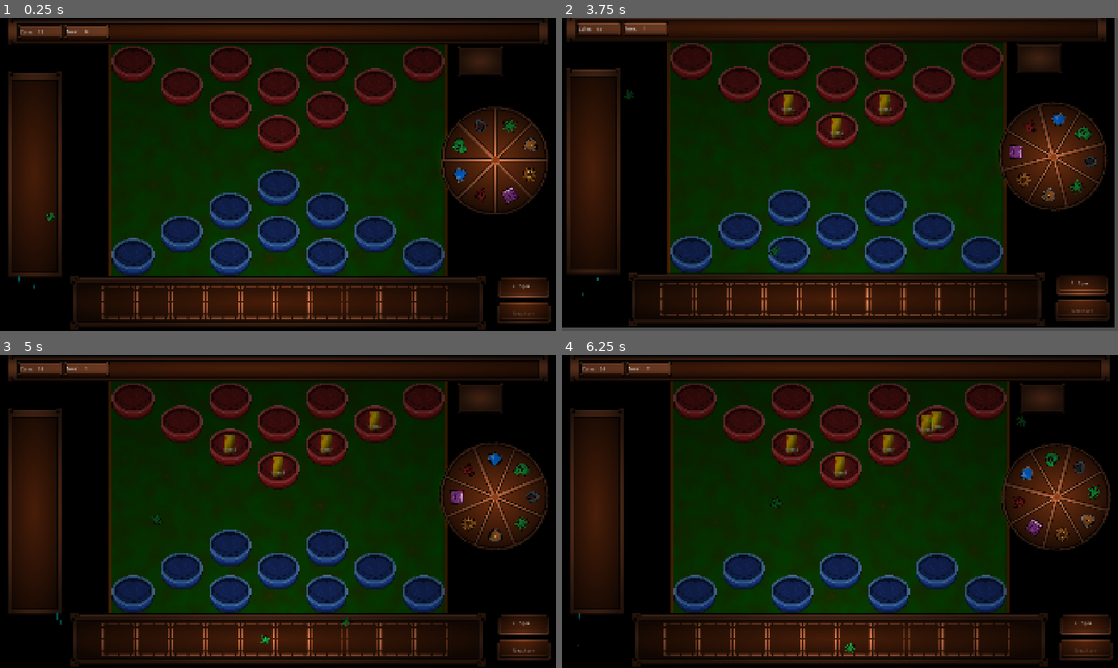
Above: before the commit, frames 1-4 (two rows, left to right).
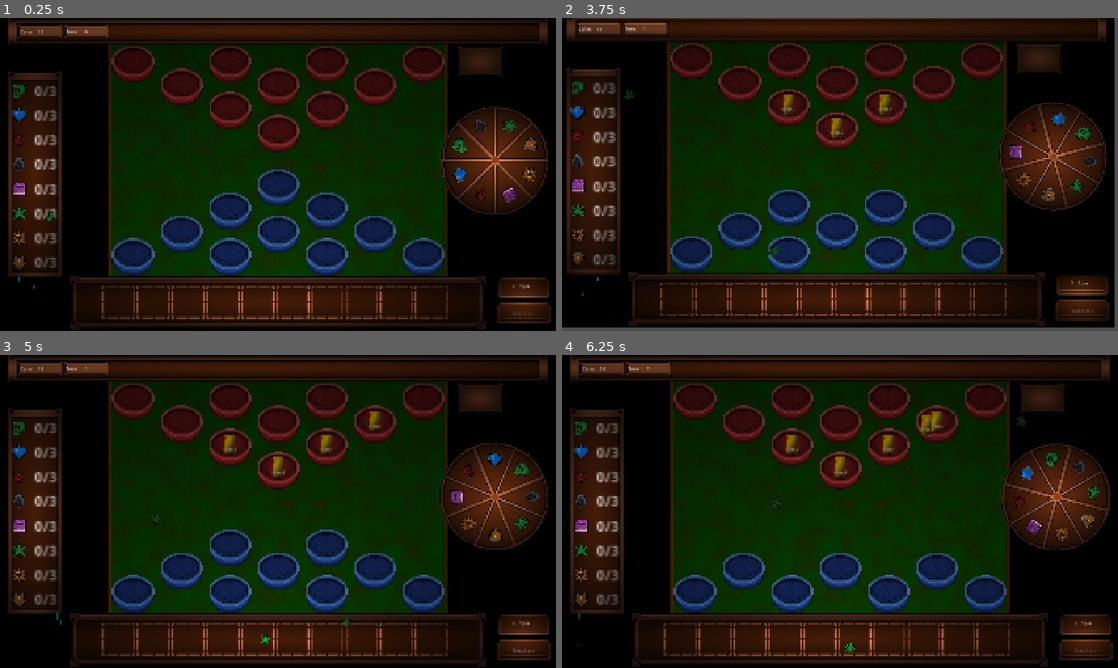
Above: after the commit, the same moments.

Repository: ArmanKianian/Untitled
Game: Godot game, scene res://scenes/game.tscn
The game is run twice, just before and just after one commit, with the same random seed, the same clock (stepped at 60 frames per second) and the same inputs.
Inputs (mouse positions are in pixels of both pictures, inside the frame that each line leads up to):
- Up to frame 1 (0.25 s): no input
- Up to frame 2 (3.75 s): move the mouse to (962, 158) at 0.52 s; press the mouse at (962, 158) at 0.53 s; move the mouse to (695, 61) at 1.27 s; release the mouse at (695, 61) at 1.28 s; click (695, 61) at 1.35 s; move the mouse to (789, 61) at 2.02 s; press the mouse at (789, 61) at 2.03 s; move the mouse to (890, 61) at 2.77 s; release the mouse at (890, 61) at 2.78 s; click (890, 61) at 2.85 s; click "Next turn" at 3.5 s
- Up to frame 3 (5 s): move the mouse to (422, 398) at 4.27 s; press the mouse at (422, 398) at 4.28 s
- Up to frame 4 (6.25 s): release the mouse at (984, 398) at 5 s; click "Next turn" at 5 s; move the mouse to (745, 420) at 5.77 s; click (745, 420) at 5.85 s

The runs differ from the first frame. In frame 1, 1.3% of the frame differs, in the area x 2-11%, y 21-81%; in frame 2, 1.4%, in the area x 1-10%, y 20-79%; in frame 3, 1.4%; in frame 4, 1.4%.

Commit message:
Traits
Traits UI left of the screen.

Diff:
--- a/scenes/game.tscn
+++ b/scenes/game.tscn
@@ -20,8 +20,15 @@
 [ext_resource type="AudioStream" uid="uid://clhtgol0nroxx" path="res://SoundPack/Audio/card-shove-1.ogg" id="12_ir15t"]
 [ext_resource type="AudioStream" uid="uid://cbtr8n46fnd5d" path="res://SoundPack/Audio/card-shove-2.ogg" id="13_ca42v"]
 [ext_resource type="AudioStream" uid="uid://c87awitx7cjog" path="res://SoundPack/Audio/card-shove-3.ogg" id="14_rysoc"]
+[ext_resource type="Texture2D" uid="uid://m1e2sxmmqvbh" path="res://Assets/Traits/Undead trait.png" id="15_suyxu"]
 [ext_resource type="Texture2D" uid="uid://djxpbnt3imyaf" path="res://Assets/UI/inventory box.png" id="16_37s47"]
+[ext_resource type="Texture2D" uid="uid://cogevuph1nl51" path="res://Assets/Traits/shield trait.png" id="16_sgl2t"]
 [ext_resource type="Texture2D" uid="uid://j2hdy0xvuw6r" path="res://Assets/Traits/forest trait.png" id="17_5newe"]
+[ext_resource type="Texture2D" uid="uid://bqwrofmhg2nks" path="res://Assets/Traits/inferno.png" id="17_qouja"]
+[ext_resource type="Texture2D" uid="uid://ybqx5algql3t" path="res://Assets/Traits/Assasins Trait.png" id="18_wljb1"]
+[ext_resource type="Texture2D" uid="uid://k8q6816j20u3" path="res://Assets/Traits/arcane trait.png" id="19_v2yb1"]
+[ext_resource type="Texture2D" uid="uid://cxpvk8wbdothy" path="res://Assets/Traits/Inventor trait.png" id="21_js0lu"]
+[ext_resource type="Texture2D" uid="uid://dyw330y8ot6jq" path="res://Assets/Traits/guardian trait.png" id="22_gxtfn"]
 
 [sub_resource type="AudioStreamRandomizer" id="AudioStreamRandomizer_yw4vu"]
 streams_count = 4
@@ -223,6 +230,291 @@
 position = Vector2(-840, 0)
 scale = Vector2(3, 3)
 texture = ExtResource("5_rysoc")
+
+[node name="VBoxContainer" type="VBoxContainer" parent="Panels/Traits_panel" unique_id=1453641494]
+anchors_preset = 15
+anchor_right = 1.0
+anchor_bottom = 1.0
+offset_left = -26.0
+offset_top = -108.333336
+offset_right = -37.333344
+offset_bottom = -126.333336
+grow_horizontal = 2
+grow_vertical = 2
+localize_numeral_system = false
+
+[node name="Control" type="Control" parent="Panels/Traits_panel/VBoxContainer" unique_id=71842721]
+custom_minimum_size = Vector2(16, 16)
+layout_mode = 2
+size_flags_vertical = 3
+
+[node name="Undead" type="Sprite2D" parent="Panels/Traits_panel/VBoxContainer/Control" unique_id=283729424]
+position = Vector2(8, 12)
+scale = Vector2(0.333, 0.333)
+texture = ExtResource("15_suyxu")
+
+[node name="count" type="Label" parent="Panels/Traits_panel/VBoxContainer/Control" unique_id=388466110]
+layout_mode = 1
+anchors_preset = -1
+anchor_left = 1.0
+anchor_top = 0.5
+anchor_right = 1.0
+anchor_bottom = 0.5
+offset_left = -26.0
+offset_top = -12.0
+offset_bottom = 11.0
+grow_horizontal = 0
+grow_vertical = 2
+text = "0"
+
+[node name="max" type="Label" parent="Panels/Traits_panel/VBoxContainer/Control" unique_id=1793822080]
+layout_mode = 1
+anchors_preset = 15
+anchor_right = 1.0
+anchor_bottom = 1.0
+offset_left = 36.0
+grow_horizontal = 2
+grow_vertical = 2
+text = "/3"
+
+[node name="Control2" type="Control" parent="Panels/Traits_panel/VBoxContainer" unique_id=1243720867]
+custom_minimum_size = Vector2(16, 16)
+layout_mode = 2
+size_flags_vertical = 3
+
+[node name="Shield" type="Sprite2D" parent="Panels/Traits_panel/VBoxContainer/Control2" unique_id=1591145327]
+position = Vector2(8, 12)
+scale = Vector2(0.333, 0.333)
+texture = ExtResource("16_sgl2t")
+
+[node name="count" type="Label" parent="Panels/Traits_panel/VBoxContainer/Control2" unique_id=400231352]
+layout_mode = 1
+anchors_preset = -1
+anchor_left = 1.0
+anchor_top = 0.5
+anchor_right = 1.0
+anchor_bottom = 0.5
+offset_left = -26.0
+offset_top = -12.0
+offset_bottom = 11.0
+grow_horizontal = 0
+grow_vertical = 2
+text = "0"
+
+[node name="max" type="Label" parent="Panels/Traits_panel/VBoxContainer/Control2" unique_id=37177965]
+layout_mode = 1
+anchors_preset = 15
+anchor_right = 1.0
+anchor_bottom = 1.0
+offset_left = 36.0
+grow_horizontal = 2
+grow_vertical = 2
+text = "/3"
+
+[node name="Control3" type="Control" parent="Panels/Traits_panel/VBoxContainer" unique_id=729830917]
+custom_minimum_size = Vector2(16, 16)
+layout_mode = 2
+size_flags_vertical = 3
+
+[node name="Inferno" type="Sprite2D" parent="Panels/Traits_panel/VBoxContainer/Control3" unique_id=1871796990]
+position = Vector2(8, 12)
+scale = Vector2(0.333, 0.333)
+texture = ExtResource("17_qouja")
+
+[node name="count" type="Label" parent="Panels/Traits_panel/VBoxContainer/Control3" unique_id=1821836826]
+layout_mode = 1
+anchors_preset = -1
+anchor_left = 1.0
+anchor_top = 0.5
+anchor_right = 1.0
+anchor_bottom = 0.5
+offset_left = -26.0
+offset_top = -12.0
+offset_bottom = 11.0
+grow_horizontal = 0
+grow_vertical = 2
+text = "0"
+
+[node name="max" type="Label" parent="Panels/Traits_panel/VBoxContainer/Control3" unique_id=239058877]
+layout_mode = 1
+anchors_preset = 15
+anchor_right = 1.0
+anchor_bottom = 1.0
+offset_left = 36.0
+grow_horizontal = 2
+grow_vertical = 2
+text = "/3"
+
+[node name="Control4" type="Control" parent="Panels/Traits_panel/VBoxContainer" unique_id=333638055]
+custom_minimum_size = Vector2(16, 16)
+layout_mode = 2
+size_flags_vertical = 3
+
+[node name="Assasins" type="Sprite2D" parent="Panels/Traits_panel/VBoxContainer/Control4" unique_id=780962039]
+position = Vector2(8, 12)
+scale = Vector2(0.333, 0.333)
+texture = ExtResource("18_wljb1")
+
+[node name="count" type="Label" parent="Panels/Traits_panel/VBoxContainer/Control4" unique_id=1842090605]
+layout_mode = 1
+anchors_preset = -1
+anchor_left = 1.0
+anchor_top = 0.5
+anchor_right = 1.0
+anchor_bottom = 0.5
+offset_left = -26.0
+offset_top = -12.5
+offset_bottom = 10.5
+grow_horizontal = 0
+grow_vertical = 2
+text = "0"
+
+[node name="max" type="Label" parent="Panels/Traits_panel/VBoxContainer/Control4" unique_id=2097647028]
+layout_mode = 1
+anchors_preset = 15
+anchor_right = 1.0
+anchor_bottom = 1.0
+offset_left = 36.0
+grow_horizontal = 2
+grow_vertical = 2
+text = "/3"
+
+[node name="Control5" type="Control" parent="Panels/Traits_panel/VBoxContainer" unique_id=1408465520]
+custom_minimum_size = Vector2(16, 16)
+layout_mode = 2
+size_flags_vertical = 3
+
+[node name="Arcane" type="Sprite2D" parent="Panels/Traits_panel/VBoxContainer/Control5" unique_id=300360434]
+position = Vector2(8, 12)
+scale = Vector2(0.333, 0.333)
+texture = ExtResource("19_v2yb1")
+
+[node name="count" type="Label" parent="Panels/Traits_panel/VBoxContainer/Control5" unique_id=1713433688]
+layout_mode = 1
+anchors_preset = -1
+anchor_left = 1.0
+anchor_top = 0.5
+anchor_right = 1.0
+anchor_bottom = 0.5
+offset_left = -26.0
+offset_top = -12.0
+offset_bottom = 11.0
+grow_horizontal = 0
+grow_vertical = 2
+text = "0"
+
+[node name="max" type="Label" parent="Panels/Traits_panel/VBoxContainer/Control5" unique_id=1022554706]
+layout_mode = 1
+anchors_preset = 15
+anchor_right = 1.0
+anchor_bottom = 1.0
+offset_left = 36.0
+grow_horizontal = 2
+grow_vertical = 2
+text = "/3"
+
+[node name="Control6" type="Control" parent="Panels/Traits_panel/VBoxContainer" unique_id=852384024]
+custom_minimum_size = Vector2(16, 16)
+layout_mode = 2
+size_flags_vertical = 3
+
+[node name="Forest" type="Sprite2D" parent="Panels/Traits_panel/VBoxContainer/Control6" unique_id=941289213]
+position = Vector2(8, 12)
+scale = Vector2(0.333, 0.333)
+texture = ExtResource("17_5newe")
+
+[node name="count" type="Label" parent="Panels/Traits_panel/VBoxContainer/Control6" unique_id=886552483]
+layout_mode = 1
+anchors_preset = -1
+anchor_left = 1.0
+anchor_top = 0.5
+anchor_right = 1.0
+anchor_bottom = 0.5
+offset_left = -26.0
+offset_top = -12.0
+offset_bottom = 11.0
+grow_horizontal = 0
+grow_vertical = 2
+text = "0"
+
+[node name="max" type="Label" parent="Panels/Traits_panel/VBoxContainer/Control6" unique_id=573538007]
+layout_mode = 1
+anchors_preset = 15
+anchor_right = 1.0
+anchor_bottom = 1.0
+offset_left = 36.0
+grow_horizontal = 2
+grow_vertical = 2
+text = "/3"
+
+[node name="Control7" type="Control" parent="Panels/Traits_panel/VBoxContainer" unique_id=848283283]
+custom_minimum_size = Vector2(16, 16)
+layout_mode = 2
+size_flags_vertical = 3
+
+[node name="Inventor" type="Sprite2D" parent="Panels/Traits_panel/VBoxContainer/Control7" unique_id=176541261]
+position = Vector2(8, 12)
+scale = Vector2(0.333, 0.333)
+texture = ExtResource("21_js0lu")
+
+[node name="count" type="Label" parent="Panels/Traits_panel/VBoxContainer/Control7" unique_id=946113209]
+layout_mode = 1
+anchors_preset = -1
+anchor_left = 1.0
+anchor_top = 0.5
+anchor_right = 1.0
+anchor_bottom = 0.5
+offset_left = -26.0
+offset_top = -12.0
+offset_bottom = 11.0
+grow_horizontal = 0
+grow_vertical = 2
+text = "0"
+
+[node name="max" type="Label" parent="Panels/Traits_panel/VBoxContainer/Control7" unique_id=35999230]
+layout_mode = 1
+anchors_preset = 15
+anchor_right = 1.0
+anchor_bottom = 1.0
+offset_left = 36.0
+grow_horizontal = 2
+grow_vertical = 2
+text = "/3"
+
+[node name="Control8" type="Control" parent="Panels/Traits_panel/VBoxContainer" unique_id=1497552596]
+custom_minimum_size = Vector2(16, 16)
+layout_mode = 2
+size_flags_vertical = 3
+
+[node name="Guardian" type="Sprite2D" parent="Panels/Traits_panel/VBoxContainer/Control8" unique_id=456330611]
+position = Vector2(8, 12)
+scale = Vector2(0.333, 0.333)
+texture = ExtResource("22_gxtfn")
+
+[node name="count" type="Label" parent="Panels/Traits_panel/VBoxContainer/Control8" unique_id=772255687]
+layout_mode = 1
+anchors_preset = -1
+anchor_left = 1.0
+anchor_top = 0.5
+anchor_right = 1.0
+anchor_bottom = 0.5
+offset_left = -26.0
+offset_top = -12.5
+offset_bottom = 10.5
+grow_horizontal = 0
+grow_vertical = 2
+text = "0"
+
+[node name="max" type="Label" parent="Panels/Traits_panel/VBoxContainer/Control8" unique_id=875783807]
+layout_mode = 1
+anchors_preset = 15
+anchor_right = 1.0
+anchor_bottom = 1.0
+offset_left = 36.0
+offset_bottom = -2.0
+grow_horizontal = 2
+grow_vertical = 2
+text = "/3"
 
 [node name="Inventory_panel" type="Sprite2D" parent="Panels" unique_id=1808974895]
 position = Vector2(0, 442)
